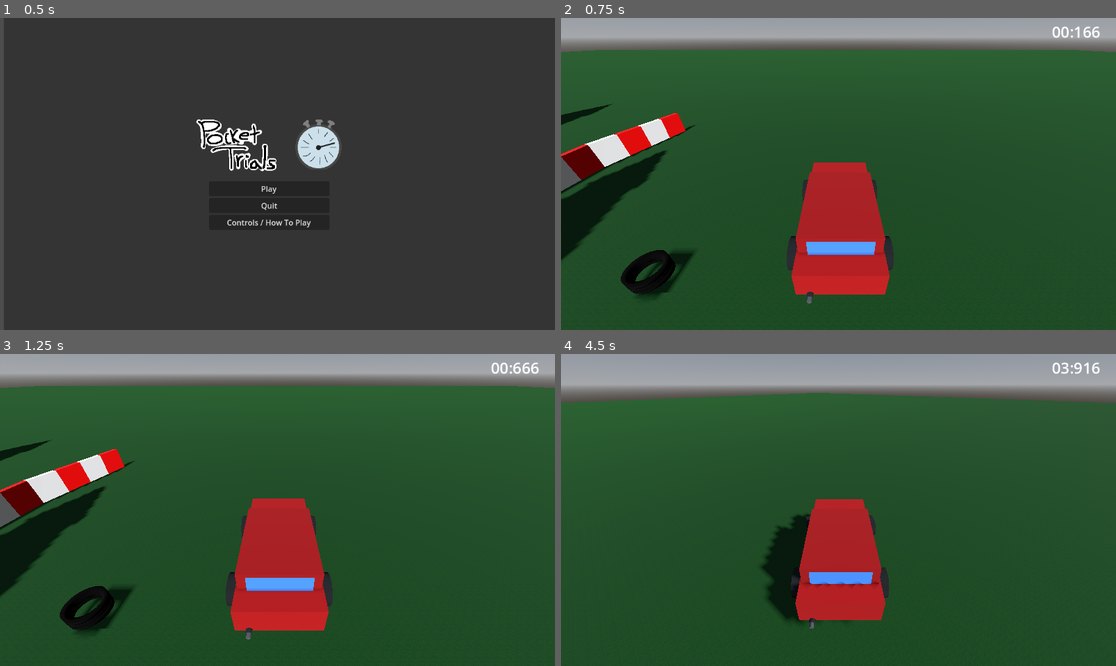
Above: before the commit, frames 1-4 (two rows, left to right).
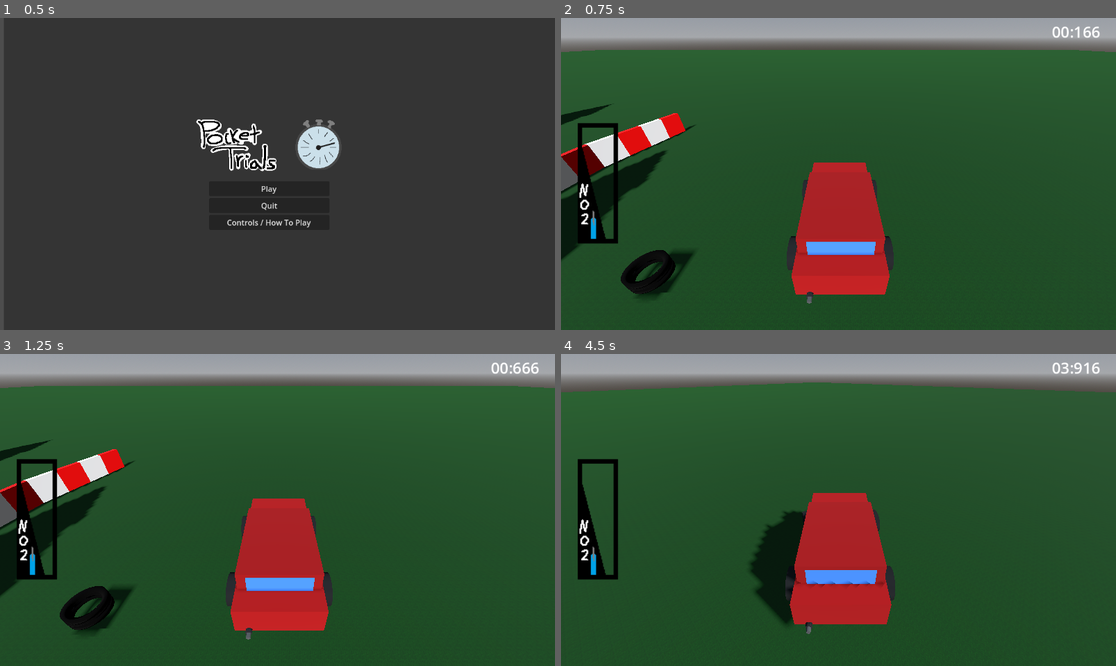
Above: after the commit, the same moments.

Repository: JohnMarkHarris843/PocketTrials
Game: Godot game, scene res://scenes/main_menu/main_menu.tscn
Two runs of this game, one before a commit and one after it. Both use one fixed random seed, a clock stepped at 60 frames per second and the inputs below.
Inputs:
- Up to frame 1 (0.5 s): no input
- Up to frame 2 (0.75 s): click "Play" at 0.5 s
- Up to frame 3 (1.25 s): no input
- Up to frame 4 (4.5 s): hold D (right) 1.28-2.03 s; hold Space (drift) 1.28-2.03 s; hold S (reverse) 2.03-2.78 s; tap Space (drift) at 2.1, 3.6 s; hold D (right) 2.78-3.53 s; hold Space (drift) 2.78-3.53 s; hold W (forward) 3.53-4.28 s; hold A (left) from 4.28 s (still down); hold Space (drift) from 4.28 s (still down)

Frame 1 is identical in both runs. In frame 2, 1.4% of the frame differs, in the area x 3-11%, y 33-73%; in frame 3, 1.4%; in frame 4, 11%, in the area x 0-100%, y 6-90%.

Commit message:
adjusted HUD, added collision animation and jump into drifting animation

Diff:
--- a/3d-game/HUD.tscn
+++ /dev/null
@@ -1,11 +0,0 @@
-[gd_scene format=3 uid="uid://c852ocqdp7ujt"]
-
-[node name="HUD" type="CanvasLayer"]
-
-[node name="TimerLabel" type="Label" parent="."]
-offset_right = 40.0
-offset_bottom = 23.0
-
-[node name="LapLabel" type="Label" parent="."]
-offset_right = 40.0
-offset_bottom = 23.0
--- a/3d-game/scenes/car/red-car.tscn
+++ b/3d-game/scenes/car/red-car.tscn
@@ -1,8 +1,64 @@
-[gd_scene load_steps=20 format=3 uid="uid://b7ub2d6yxd7bk"]
+[gd_scene load_steps=24 format=3 uid="uid://b7ub2d6yxd7bk"]
 
 [ext_resource type="Script" uid="uid://2kyn5qq3wjl0" path="res://scripts/car/car.gd" id="1_futqk"]
 [ext_resource type="PackedScene" uid="uid://dgw7k2xsmq23g" path="res://scenes/effects/tire_mark.tscn" id="2_6r2s1"]
 
+[sub_resource type="BoxShape3D" id="BoxShape3D_7b738"]
+
+[sub_resource type="Animation" id="Animation_6r2s1"]
+resource_name = "shake"
+length = 0.5
+tracks/0/type = "value"
+tracks/0/imported = false
+tracks/0/enabled = true
+tracks/0/path = NodePath("body:rotation")
+tracks/0/interp = 1
+tracks/0/loop_wrap = true
+tracks/0/keys = {
+"times": PackedFloat32Array(0.020000014, 0.12000002, 0.21000001, 0.3, 0.4),
+"transitions": PackedFloat32Array(1, 1, 1, 1, 1),
+"update": 0,
+"values": [Vector3(0, 0, 0), Vector3(0, 0.12217305, 0), Vector3(0, 0, 0), Vector3(0, -0.12217305, 0), Vector3(0, 0, 0)]
+}
+
+[sub_resource type="Animation" id="Animation_hxla8"]
+length = 0.001
+tracks/0/type = "value"
+tracks/0/imported = false
+tracks/0/enabled = true
+tracks/0/path = NodePath("body:position")
+tracks/0/interp = 1
+tracks/0/loop_wrap = true
+tracks/0/keys = {
+"times": PackedFloat32Array(0),
+"transitions": PackedFloat32Array(1),
+"update": 0,
+"values": [Vector3(0, 0, 0)]
+}
+
+[sub_resource type="Animation" id="Animation_g6gky"]
+resource_name = "driftJump"
+length = 0.6
+tracks/0/type = "value"
+tracks/0/imported = false
+tracks/0/enabled = true
+tracks/0/path = NodePath("body:position")
+tracks/0/interp = 1
+tracks/0/loop_wrap = true
+tracks/0/keys = {
+"times": PackedFloat32Array(0, 0.3, 0.6),
+"transitions": PackedFloat32Array(0.15, 0.49999997, 0.15),
+"update": 0,
+"values": [Vector3(0, 0, 0), Vector3(0, 0.1, 0), Vector3(0, 0, 0)]
+}
+
+[sub_resource type="AnimationLibrary" id="AnimationLibrary_g6gky"]
+_data = {
+&"RESET": SubResource("Animation_hxla8"),
+&"driftJump": SubResource("Animation_g6gky"),
+&"shake": SubResource("Animation_6r2s1")
+}
+
 [sub_resource type="StandardMaterial3D" id="StandardMaterial3D_futqk"]
 albedo_color = Color(0.5921569, 0, 0, 1)
 
@@ -13,8 +69,6 @@
 albedo_color = Color(0.552962, 1.3596937e-06, 4.813075e-07, 1)
 
 [sub_resource type="BoxMesh" id="BoxMesh_g6gky"]
-
-[sub_resource type="BoxShape3D" id="BoxShape3D_7b738"]
 
 [sub_resource type="StandardMaterial3D" id="StandardMaterial3D_6r2s1"]
 albedo_color = Color(0.07683582, 0.07683582, 0.07683582, 1)
@@ -71,112 +125,119 @@
 transform = Transform3D(1, 0, 0, 0, 0.82972014, 0.5581796, 0, -0.5581796, 0.82972014, -0.01673901, 1.8840169, 1.80954)
 current = true
 
-[node name="LowerBody" type="MeshInstance3D" parent="."]
+[node name="CollisionShape3D" type="CollisionShape3D" parent="."]
+transform = Transform3D(0.8, 0, 0, 0, 0.5, 0, 0, 0, 1.8, 0, 0.19326878, 0.0010052696)
+shape = SubResource("BoxShape3D_7b738")
+
+[node name="AnimationPlayer" type="AnimationPlayer" parent="."]
+libraries = {
+&"": SubResource("AnimationLibrary_g6gky")
+}
+
+[node name="body" type="Node3D" parent="."]
+
+[node name="LowerBody" type="MeshInstance3D" parent="body"]
 transform = Transform3D(0.8, 0, 0, 0, 0.6, 0, 0, 0, 0.9, 0, 0.12381601, 0)
 material_override = SubResource("StandardMaterial3D_futqk")
 mesh = SubResource("BoxMesh_6r2s1")
-skeleton = NodePath("../..")
-
-[node name="UpperBody" type="MeshInstance3D" parent="."]
+skeleton = NodePath("../../..")
+
+[node name="UpperBody" type="MeshInstance3D" parent="body"]
 transform = Transform3D(0.75, 0, 0, 0, 0.3, 0, 0, 0, 1, 0, 0.3389002, 0.2028954)
 material_override = SubResource("StandardMaterial3D_hxla8")
 mesh = SubResource("BoxMesh_g6gky")
-skeleton = NodePath("../..")
-
-[node name="CollisionShape3D" type="CollisionShape3D" parent="."]
-transform = Transform3D(0.8, 0, 0, 0, 0.5, 0, 0, 0, 1.8, 0, 0.19326878, 0.0010052696)
-shape = SubResource("BoxShape3D_7b738")
-
-[node name="wheelsFront" type="Node3D" parent="."]
+skeleton = NodePath("../../..")
+
+[node name="wheelsFront" type="Node3D" parent="body"]
 transform = Transform3D(1, 0, 0, 0, 1, 0, 0, 0, 1, 0, -0.020105213, 0)
 
-[node name="front-left" type="MeshInstance3D" parent="wheelsFront"]
+[node name="front-left" type="MeshInstance3D" parent="body/wheelsFront"]
 transform = Transform3D(-1.4424758e-08, -0.1, 0, 0.33, -4.371139e-09, 0, 0, 0, 0.33, -0.4190585, 0.026394486, -0.5231797)
 mesh = SubResource("CylinderMesh_hxla8")
 
-[node name="front-right" type="MeshInstance3D" parent="wheelsFront"]
+[node name="front-right" type="MeshInstance3D" parent="body/wheelsFront"]
 transform = Transform3D(-1.4424758e-08, -0.1, 0, 0.33, -4.371139e-09, 0, 0, 0, 0.33, 0.419, 0.026, -0.523)
 mesh = SubResource("CylinderMesh_hxla8")
 
-[node name="wheelsBack" type="Node3D" parent="."]
-
-[node name="backLeft" type="MeshInstance3D" parent="wheelsBack"]
+[node name="wheelsBack" type="Node3D" parent="body"]
+
+[node name="backLeft" type="MeshInstance3D" parent="body/wheelsBack"]
 transform = Transform3D(-1.4424758e-08, -0.1, 0, 0.33, -4.371139e-09, 0, 0, 0, 0.33, -0.419, 0.0058947876, 0.5)
 mesh = SubResource("CylinderMesh_hxla8")
 skeleton = NodePath("../../wheelsFront")
 
-[node name="backRight" type="MeshInstance3D" parent="wheelsBack"]
+[node name="backRight" type="MeshInstance3D" parent="body/wheelsBack"]
 transform = Transform3D(-1.4424758e-08, -0.1, 0, 0.33, -4.371139e-09, 0, 0, 0, 0.33, 0.419, 0.0058947876, 0.5)
 mesh = SubResource("CylinderMesh_hxla8")
 skeleton = NodePath("../../wheelsFront")
 
-[node name="grille" type="Node3D" parent="."]
+[node name="grille" type="Node3D" parent="body"]
 transform = Transform3D(1.6782174, 0, 0, 0, 1.0985733, 0, 0, 0, 1, 0, 0.1262244, -0.9069165)
 
-[node name="plate" type="MeshInstance3D" parent="grille"]
+[node name="plate" type="MeshInstance3D" parent="body/grille"]
 mesh = SubResource("BoxMesh_7b738")
 
-[node name="verticalBar" type="MeshInstance3D" parent="grille"]
+[node name="verticalBar" type="MeshInstance3D" parent="body/grille"]
 transform = Transform3D(1, 0, 0, 0, 1, 0, 0, 0, 1, 0.15, -0.002, -0.015)
 mesh = SubResource("BoxMesh_2pbgb")
 
-[node name="verticalBar2" type="MeshInstance3D" parent="grille"]
+[node name="verticalBar2" type="MeshInstance3D" parent="body/grille"]
 transform = Transform3D(1, 0, 0, 0, 1, 0, 0, 0, 1, 0.1, -0.002, -0.015)
 mesh = SubResource("BoxMesh_2pbgb")
 
-[node name="verticalBar3" type="MeshInstance3D" parent="grille"]
+[node name="verticalBar3" type="MeshInstance3D" parent="body/grille"]
 transform = Transform3D(1, 0, 0, 0, 1, 0, 0, 0, 1, 0.05, -0.002, -0.015)
 mesh = SubResource("BoxMesh_2pbgb")
 
-[node name="verticalBar4" type="MeshInstance3D" parent="grille"]
+[node name="verticalBar4" type="MeshInstance3D" parent="body/grille"]
 transform = Transform3D(1, 0, 0, 0, 1, 0, 0, 0, 1, 0, -0.002, -0.015)
 mesh = SubResource("BoxMesh_2pbgb")
 
-[node name="verticalBar5" type="MeshInstance3D" parent="grille"]
+[node name="verticalBar5" type="MeshInstance3D" parent="body/grille"]
 transform = Transform3D(1, 0, 0, 0, 1, 0, 0, 0, 1, -0.05, -0.002, -0.015)
 mesh = SubResource("BoxMesh_2pbgb")
 
-[node name="verticalBar6" type="MeshInstance3D" parent="grille"]
+[node name="verticalBar6" type="MeshInstance3D" parent="body/grille"]
 transform = Transform3D(1, 0, 0, 0, 1, 0, 0, 0, 1, -0.1, -0.002, -0.015)
 mesh = SubResource("BoxMesh_2pbgb")
 
-[node name="verticalBar7" type="MeshInstance3D" parent="grille"]
+[node name="verticalBar7" type="MeshInstance3D" parent="body/grille"]
 transform = Transform3D(1, 0, 0, 0, 1, 0, 0, 0, 1, -0.15, -0.002, -0.015)
 mesh = SubResource("BoxMesh_2pbgb")
 
-[node name="exhaust" type="Node3D" parent="."]
+[node name="exhaust" type="Node3D" parent="body"]
 transform = Transform3D(1, 0, 0, 0, 1, 0, 0, 0, 1, -0.25, 0, 0.899)
 
-[node name="MeshInstance3D" type="MeshInstance3D" parent="exhaust"]
+[node name="MeshInstance3D" type="MeshInstance3D" parent="body/exhaust"]
 transform = Transform3D(1, 0, 0, 0, -4.371139e-08, -1, 0, 1, -4.371139e-08, -0.019472837, -0.012743864, -0.015572727)
 mesh = SubResource("CylinderMesh_ewxw2")
 
-[node name="MeshInstance3D2" type="MeshInstance3D" parent="exhaust"]
+[node name="MeshInstance3D2" type="MeshInstance3D" parent="body/exhaust"]
 transform = Transform3D(1, 0, 0, 0, -4.371139e-08, -1, 0, 1, -4.371139e-08, -0.019472837, -0.012743864, 0.023567617)
 mesh = SubResource("CylinderMesh_cjmfr")
 
-[node name="windows" type="Node3D" parent="."]
-
-[node name="frontWindow" type="MeshInstance3D" parent="windows"]
+[node name="windows" type="Node3D" parent="body"]
+
+[node name="frontWindow" type="MeshInstance3D" parent="body/windows"]
 transform = Transform3D(1.6437335, 0, 0, 0, 1, 0, 0, 0, 1, 0.004017934, 0.34654707, -0.30278492)
 mesh = SubResource("BoxMesh_jw5uw")
 
-[node name="backWindow" type="MeshInstance3D" parent="windows"]
+[node name="backWindow" type="MeshInstance3D" parent="body/windows"]
 transform = Transform3D(1.4780354, 0, 0, 0, 1, 0, 0, 0, 1, 0.004017934, 0.34654707, 0.7018535)
 mesh = SubResource("BoxMesh_jw5uw")
 
-[node name="sideWindowFront" type="MeshInstance3D" parent="windows"]
+[node name="sideWindowFront" type="MeshInstance3D" parent="body/windows"]
 transform = Transform3D(-3.9727183e-08, 0, 1, 0, 0.62172306, 0, -0.9088519, 0, -4.371139e-08, -0.38, 0.37821734, 0.028073952)
 mesh = SubResource("BoxMesh_jw5uw")
 
-[node name="sideWindowBack" type="MeshInstance3D" parent="windows"]
+[node name="sideWindowBack" type="MeshInstance3D" parent="body/windows"]
 transform = Transform3D(-2.6766438e-08, 0, 1, 0, 0.62172306, 0, -0.6123447, 0, -4.371139e-08, -0.38, 0.37821734, 0.43702924)
 mesh = SubResource("BoxMesh_jw5uw")
 
-[node name="sideWindowFront2" type="MeshInstance3D" parent="windows"]
+[node name="sideWindowFront2" type="MeshInstance3D" parent="body/windows"]
 transform = Transform3D(-3.9727183e-08, 0, 1, 0, 0.62172306, 0, -0.9088519, 0, -4.371139e-08, 0.38, 0.37821734, 0.028073952)
 mesh = SubResource("BoxMesh_jw5uw")
 
-[node name="sideWindowBack2" type="MeshInstance3D" parent="windows"]
+[node name="sideWindowBack2" type="MeshInstance3D" parent="body/windows"]
 transform = Transform3D(-2.6766438e-08, 0, 1, 0, 0.62172306, 0, -0.6123447, 0, -4.371139e-08, 0.38, 0.37821734, 0.43702924)
 mesh = SubResource("BoxMesh_jw5uw")
--- a/3d-game/scenes/game/game.tscn
+++ b/3d-game/scenes/game/game.tscn
@@ -2,7 +2,7 @@
 
 [ext_resource type="PackedScene" uid="uid://b7ub2d6yxd7bk" path="res://scenes/car/red-car.tscn" id="1_7h61r"]
 [ext_resource type="PackedScene" uid="uid://dda1jgjbw4b73" path="res://assets/models/tree.tscn" id="2_7h61r"]
-[ext_resource type="PackedScene" uid="uid://sl5fnhvlhh5p" path="res://scenes/raceTimer.tscn" id="2_lfrn8"]
+[ext_resource type="PackedScene" uid="uid://sl5fnhvlhh5p" path="res://scenes/playerHUD.tscn" id="2_lfrn8"]
 [ext_resource type="PackedScene" uid="uid://jjwvnnxdrynl" path="res://assets/models/tires.tscn" id="3_0sr1o"]
 [ext_resource type="PackedScene" uid="uid://b6433kfonwl81" path="res://assets/models/racewall.tscn" id="4_kelw5"]
 [ext_resource type="Script" uid="uid://d0s5382y25ssi" path="res://scripts/RaceManager.gd" id="6_2a8rs"]
--- a/3d-game/scenes/game/game_desert.tscn
+++ b/3d-game/scenes/game/game_desert.tscn
@@ -1,10 +1,11 @@
-[gd_scene load_steps=13 format=3 uid="uid://chc81oixowxp5"]
+[gd_scene load_steps=14 format=3 uid="uid://chc81oixowxp5"]
 
 [ext_resource type="PackedScene" uid="uid://b7ub2d6yxd7bk" path="res://scenes/car/red-car.tscn" id="1_vouik"]
 [ext_resource type="Texture2D" uid="uid://b8l3vl8edy0e1" path="res://assets/textures/sand.jpg" id="2_vouik"]
 [ext_resource type="PackedScene" uid="uid://jjwvnnxdrynl" path="res://assets/models/tires.tscn" id="3_c7d2s"]
 [ext_resource type="PackedScene" uid="uid://b6433kfonwl81" path="res://assets/models/racewall.tscn" id="4_dnsj1"]
 [ext_resource type="PackedScene" uid="uid://b73uh5tkt4jmw" path="res://assets/models/Cactus.tscn" id="5_3amc3"]
+[ext_resource type="PackedScene" uid="uid://sl5fnhvlhh5p" path="res://scenes/playerHUD.tscn" id="6_c7d2s"]
 
 [sub_resource type="StandardMaterial3D" id="StandardMaterial3D_klmno"]
 albedo_color = Color(0.8862745, 0.77254903, 0.5411765, 1)
@@ -85,3 +86,5 @@
 
 [node name="Cactus2" parent="." instance=ExtResource("5_3amc3")]
 transform = Transform3D(1, 0, 0, 0, 1, 0, 0, 0, 1, 5, 0.38621092, -10)
+
+[node name="TimerUI" parent="." instance=ExtResource("6_c7d2s")]
--- /dev/null
+++ b/3d-game/scenes/playerHUD.tscn
@@ -0,0 +1,40 @@
+[gd_scene load_steps=3 format=3 uid="uid://sl5fnhvlhh5p"]
+
+[ext_resource type="Script" uid="uid://cu7kkowqec1ge" path="res://scripts/playerHUD.gd" id="1_p4bhw"]
+[ext_resource type="Texture2D" uid="uid://cpotfrgrvhep1" path="res://assets/menu/boostContainer.png" id="2_iewuw"]
+
+[node name="playerHUD" type="Control"]
+layout_mode = 3
+anchors_preset = 15
+anchor_right = 1.0
+anchor_bottom = 1.0
+grow_horizontal = 2
+grow_vertical = 2
+script = ExtResource("1_p4bhw")
+
+[node name="timerContainer" type="MarginContainer" parent="."]
+layout_mode = 1
+anchors_preset = 1
+anchor_left = 1.0
+anchor_right = 1.0
+offset_left = -170.0
+offset_bottom = 45.0
+grow_horizontal = 0
+
+[node name="Label" type="Label" parent="timerContainer"]
+layout_mode = 2
+size_flags_horizontal = 4
+theme_override_font_sizes/font_size = 32
+text = "00 : 000"
+
+[node name="MarginContainer" type="MarginContainer" parent="."]
+layout_mode = 0
+offset_left = 20.0
+offset_top = 201.0
+offset_right = 131.0
+offset_bottom = 497.0
+
+[node name="Sprite2D" type="Sprite2D" parent="MarginContainer"]
+scale = Vector2(1.8166665, 1.8933332)
+texture = ExtResource("2_iewuw")
+centered = false
--- a/3d-game/scenes/raceTimer.tscn
+++ /dev/null
@@ -1,27 +0,0 @@
-[gd_scene load_steps=2 format=3 uid="uid://sl5fnhvlhh5p"]
-
-[ext_resource type="Script" uid="uid://cyls6lw1b5vtn" path="res://scripts/race_timer.gd" id="1_ewuqq"]
-
-[node name="TimerUI" type="Control"]
-layout_mode = 3
-anchors_preset = 15
-anchor_right = 1.0
-anchor_bottom = 1.0
-grow_horizontal = 2
-grow_vertical = 2
-script = ExtResource("1_ewuqq")
-
-[node name="MarginContainer" type="MarginContainer" parent="."]
-layout_mode = 1
-anchors_preset = 1
-anchor_left = 1.0
-anchor_right = 1.0
-offset_left = -170.0
-offset_bottom = 45.0
-grow_horizontal = 0
-
-[node name="Label" type="Label" parent="MarginContainer"]
-layout_mode = 2
-size_flags_horizontal = 4
-theme_override_font_sizes/font_size = 32
-text = "00 : 000"
--- a/3d-game/scripts/HUD.gd
+++ /dev/null
@@ -1 +0,0 @@
-extends Node
--- a/3d-game/scripts/car/car.gd
+++ b/3d-game/scripts/car/car.gd
@@ -22,8 +22,12 @@
 @export var tire_mark_offset_left = Vector3(-0.45, -0.5, 0.5) # Offset for left rear wheel
 @export var tire_mark_offset_right = Vector3(0.45, -0.5, 0.5) # Offset for right rear wheel
 
-@onready var wheels_node = $wheelsFront
+@export var collision_cooldown = 0.5 # Cooldown in seconds to prevent multiple shakes
+var _time_since_collision = 0.0
+
+@onready var wheels_node = $body/wheelsFront
 @onready var camera = $Camera3D
+@onready var animation_player = $AnimationPlayer # Assumes you have a node named AnimationPlayer
 
 var initial_fov: float
 
@@ -31,6 +35,8 @@
 	initial_fov = camera.fov
 
 func _physics_process(delta):
+	_time_since_collision += delta
+
 	var turn_direction = 0.0
 	if Input.is_action_pressed("left"):
 		turn_direction += 1.0
@@ -41,6 +47,11 @@
 	var current_traction = traction
 	var max_speed = speed
 	var is_drifting = Input.is_action_pressed("drift")
+
+	if Input.is_action_just_pressed("drift"):
+		if animation_player:
+			animation_player.play("driftJump")
+
 	if is_drifting:
 		current_traction *= drift_traction_multiplier
 		current_turn_speed *= drift_turn_multiplier
@@ -71,7 +82,6 @@
 	var lateral_velocity = velocity.dot(transform.basis.x)
 
 	if is_drifting:
-		print("Drifting! Lateral Velocity: %s, Drift Threshold: %s" % [lateral_velocity, drift_threshold])
 		if lateral_velocity > drift_threshold or lateral_velocity < -drift_threshold:
 			_spawn_tire_mark()
 
@@ -85,9 +95,17 @@
 		var target_rotation = turn_direction * steer_angle
 		wheel.rotation.y = lerp(wheel.rotation.y, target_rotation, turn_speed * 5 * delta)
 
-	_update_camera(turn_direction, delta)
+	move_and_slide()
 
-	move_and_slide()
+	if _time_since_collision >= collision_cooldown:
+		for i in get_slide_collision_count():
+			var collision = get_slide_collision(i)
+			if collision:
+				print("Collision detected!")
+				if animation_player:
+					animation_player.play("shake")
+				_time_since_collision = 0.0 # Reset timer
+				break # Exit loop after first valid collision
 
 func _spawn_tire_mark():
 	if tire_mark_scene:
--- a/3d-game/scripts/race_timer.gd
+++ b/3d-game/scripts/playerHUD.gd
@@ -1,6 +1,6 @@
 extends Control
 
-@onready var time_label: Label = $MarginContainer/Label
+@onready var time_label: Label = $timerContainer/Label
 
 var elapsed_time: float = 0.0
 var is_running: bool = true # Set to false to pause the timer
Binary file added: 3d-game/assets/menu/boostContainer.png
Not shown, added: 3d-game/assets/menu/boostContainer.png.import
Not shown, removed: 3d-game/scripts/HUD.gd.uid
Not shown, added: 3d-game/scripts/playerHUD.gd.uid
Not shown, removed: 3d-game/scripts/race_timer.gd.uid
